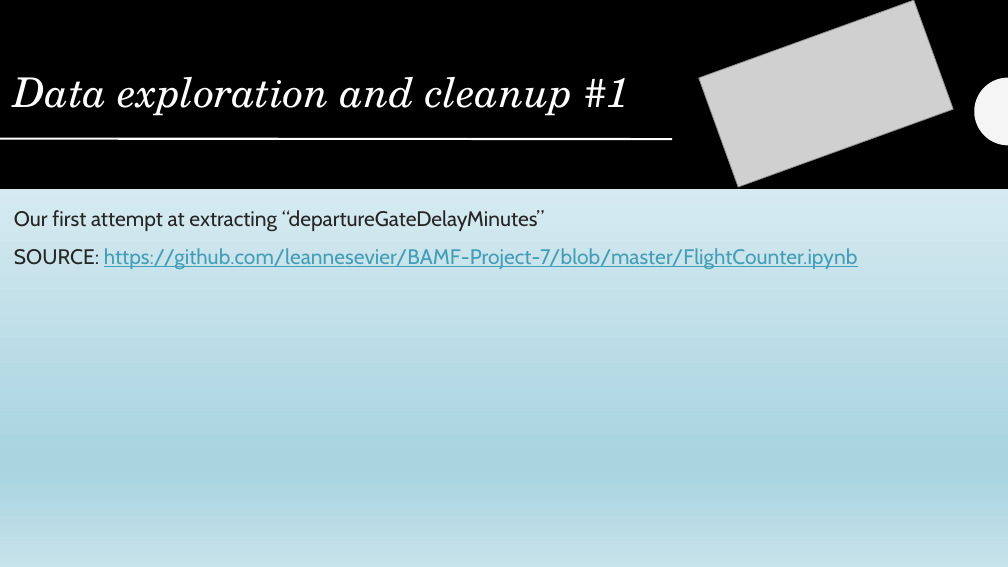
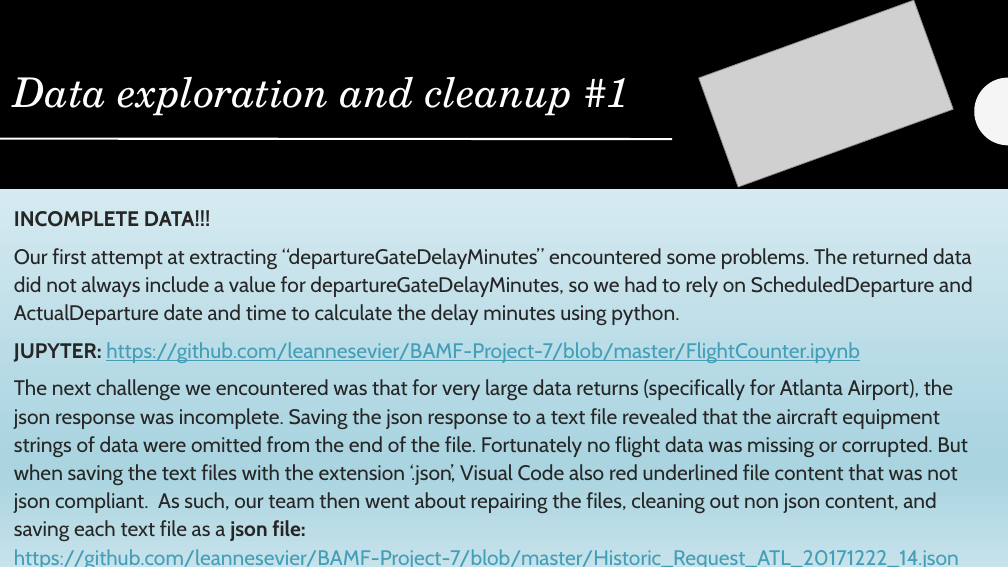
Before and after one commit to leannesevier/BAMF-Project-7, a slide deck: slide 8 of Team_BAMF_Airport_Delays_During_Shutdown.pptx. Drawn at 1008x567 pixels with LibreOffice and Linux fonts; fonts in the diff are those of the drawing; grey boxes stand for pictures. Boxes give left, top, right and bottom in pixels: in the first picture for what was removed or moved away, otherwise in the second. Text is boxed around its words. In the diff, an @@ line names an element or a change of style, - is before the commit and + after.

```diff
--- a/Team_BAMF_Airport_Delays_During_Shutdown.pptx
+++ b/Team_BAMF_Airport_Delays_During_Shutdown.pptx
@@ text at [14,210,973,567]: text changed; text colour #439EB7 to #262626 @@
-Our first attempt at extracting “departureGateDelayMinutes”
-SOURCE: https://github.com/leannesevier/BAMF-Project-7/blob/master/FlightCounter.ipynb
+INCOMPLETE DATA!!!
+Our first attempt at extracting “departureGateDelayMinutes” encountered some problems. The returned data did not always include a value for departureGateDelayMinutes, so we had to rely on ScheduledDeparture and ActualDeparture date and time to calculate the delay minutes using python.
+JUPYTER: https://github.com/leannesevier/BAMF-Project-7/blob/master/FlightCounter.ipynb
+The next challenge we encountered was that for very large data returns (specifically for Atlanta Airport), the json response was incomplete. Saving the json response to a text file revealed that the aircraft equipment strings of data were omitted from the end of the file. Fortunately no flight data was missing or corrupted. But when saving the text files with the extension ‘.json’, Visual Code also red underlined file content that was not json compliant. As such, our team then went about repairing the files, cleaning out non json content, and saving each text file as a json file: https://github.com/leannesevier/BAMF-Project-7/blob/master/Historic_Request_ATL_20171222_14.json
```
Also in this commit, not shown: 7 other slides changed, 2 slides added.
